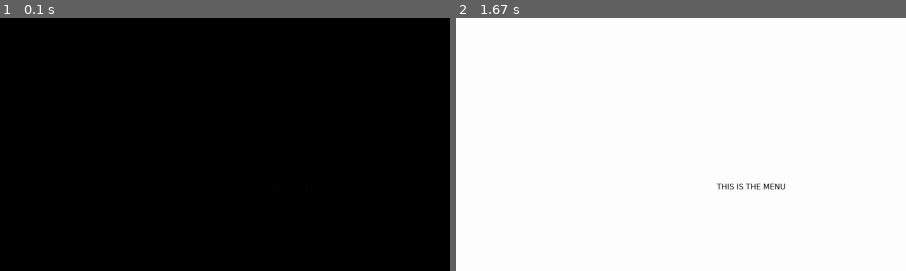
Above: before the commit, frames 1-2 (left to right).
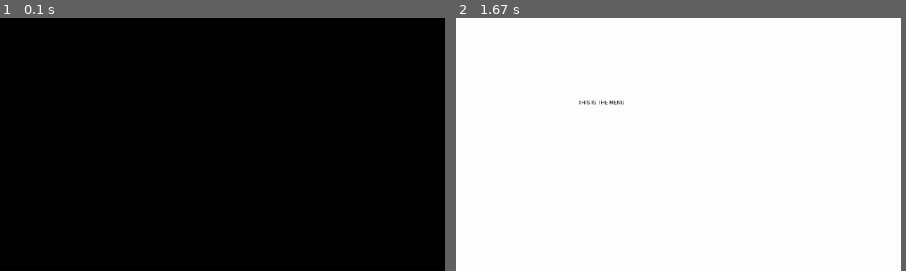
Above: after the commit, the same moments.

Repository: u8slvn/entropy
Game: pygame game, started from demo/demo.py
Same seed, same stepped clock (60 frames per second), same inputs: the game is played once before the commit and once after it.
Inputs:
- Up to frame 1 (0.1 s): no input
- Up to frame 2 (1.67 s): tap Enter at 0.33 s
The pictures show only the part of the screen within x 17-67%, y 17-67%; the shares and areas given below are measured in that part.
In our replay, the window is 900x506 before the commit and 600x337 after it. These sizes can differ from the game's own. Grey fills any space a smaller window leaves; there, only what the larger window draws over its background counts as a difference.

The runs differ from the first frame. In frame 2, 0.4% of the frame differs, in the area x 27-74%, y 32-68%.

Commit message:
feat: add auto resolution scaling

Diff:
--- a/entropy/__init__.py
+++ b/entropy/__init__.py
@@ -4,44 +4,34 @@
 
 from entropy.misc.game import Game
 from entropy.misc.monitor import Monitor
-from entropy.misc.resolution import Resolutions
 from entropy.misc.window import Window
-from entropy.states.menu import Menu
-from entropy.states.splash import Splash
+
+
+__all__ = ["init", "start", "monitor", "window", "game"]
 
 
 monitor: Monitor
-resolutions: Resolutions
 window: Window
 game: Game
 
 
 def init(title: str, fps: float, aspect_ratio: float) -> None:
-    global monitor, window, game, resolutions
+    global monitor, window, game
 
     pygame.init()
 
+    # _Y_OFFSET = (pygame.display.Info().current_w - SCREEN_SIZE[0]) // 2
+    # os.environ['SDL_VIDEO_WINDOW_POS'] = '{},{}'.format(_Y_OFFSET, 25)
+
     monitor = Monitor()
-    resolutions = Resolutions.build_resolutions(
-        static_res=[
-            ("SD", 720, 480),
-            ("SHD", 1280, 720),
-            ("FHD", 1920, 1080),
-        ],
-        monitor=monitor,
-    )
     window = Window(
         title=title,
-        resolution=resolutions.get("FULLSCREEN"),
         fps=fps,
         aspect_ratio=aspect_ratio,
+        dimension=(1280, 720),
+        fullscreen=False,
     )
     game = Game()
-    states = {
-        "SPLASH": Splash(game=game),
-        "MENU": Menu(game=game),
-    }
-    game.setup_states(states=states, default_state="SPLASH")
 
 
 def start() -> None:
--- a/entropy/misc/game.py
+++ b/entropy/misc/game.py
@@ -1,36 +1,21 @@
 from __future__ import annotations
 
 from sys import exit
-from typing import TYPE_CHECKING
 
 import pygame
 
 import entropy
+from entropy import states
 from entropy.components.fps import FPS
-from entropy.states.menu import Menu
-from entropy.states.splash import Splash
-
-
-if TYPE_CHECKING:
-    from entropy.states import State
 
 
 class Game:
     def __init__(self) -> None:
         self.display = pygame.Surface((1920, 1080))
         self.running = False
-        self.states = {
-            "SPLASH": Splash(game=self),
-            "MENU": Menu(game=self),
-        }
-        self.state: State | None = None
+        self.states = states.loads(game=self)
+        self.state = self.states["SPLASH"]
         self.fps = FPS(entropy.window.clock)
-
-    def setup_states(
-        self, states: dict[str, State], default_state: str = "SPLASH"
-    ) -> None:
-        self.states = states
-        self.state = self.states[default_state]
 
     def transition_to(self, state: str) -> None:
         self.state.teardown()
@@ -40,6 +25,8 @@
         for event in pygame.event.get():
             if event.type == pygame.QUIT:
                 self.running = False
+            elif event.type == pygame.VIDEORESIZE:
+                entropy.window.resize(dimension=(event.w, event.h))
             elif event.type == pygame.KEYUP:
                 self.fps.toggle(key=event.key)
 
--- a/entropy/misc/resolution.py
+++ /dev/null
@@ -1,55 +0,0 @@
-from __future__ import annotations
-
-from collections import OrderedDict
-
-import pygame
-
-from entropy import Monitor
-
-
-class Resolution:
-    def __init__(self, alias: str, width: int, height: int) -> None:
-        self.alias = alias
-        self.width = width
-        self.height = height
-        self.flags = pygame.SCALED
-
-    @property
-    def size(self) -> tuple[int, int]:
-        return self.width, self.height
-
-    @property
-    def display_name(self) -> str:
-        return f"{self.width}x{self.height}"
-
-
-class FullScreenResolution(Resolution):
-    def __init__(self, alias: str, width: int, height: int) -> None:
-        super().__init__(alias=alias, width=width, height=height)
-        self.flags += pygame.FULLSCREEN
-
-    @property
-    def display_name(self):
-        return self.alias
-
-
-class Resolutions:
-    def __init__(self) -> None:
-        self._resolutions: dict[str, Resolution] = OrderedDict()
-
-    def add(self, resolution: Resolution) -> None:
-        self._resolutions[resolution.alias] = resolution
-
-    def get(self, alias: str) -> Resolution:
-        return self._resolutions[alias]
-
-    @classmethod
-    def build_resolutions(
-        cls, static_res: list[tuple[str, int, int]], monitor: Monitor
-    ) -> Resolutions:
-        resolutions = cls()
-        for res in static_res:
-            resolutions.add(Resolution(*res))
-        resolutions.add(FullScreenResolution("FULLSCREEN", *monitor.size))
-
-        return resolutions
--- a/entropy/misc/window.py
+++ b/entropy/misc/window.py
@@ -1,45 +1,68 @@
 from __future__ import annotations
-
-from typing import TYPE_CHECKING
 
 import pygame
 
+import entropy
 from entropy.colors import BLACK
-
-
-if TYPE_CHECKING:
-    from entropy.misc.resolution import Resolution
 
 
 class Window:
     def __init__(
-        self, resolution: Resolution, fps: float, title: str, aspect_ratio: float
+        self,
+        title: str,
+        fps: float,
+        aspect_ratio: float,
+        dimension: tuple[int, int],
+        fullscreen: bool,
     ) -> None:
-        self.screen = pygame.display.set_mode(resolution.size, resolution.flags)
         self.fps = fps
+        self.aspect_ratio = aspect_ratio
+        self.dimension = dimension
+        self.fullscreen = fullscreen
+        self.screen = self._build_screen()
         self.clock = pygame.time.Clock()
-        self.aspect_ratio = aspect_ratio
 
         pygame.display.set_caption(title=title)
 
-    def resize(self, resolution: Resolution):
-        self.screen = pygame.display.set_mode(resolution.size, resolution.flags)
+    def _build_screen(self) -> pygame.Surface:
+        if self.fullscreen:
+            return pygame.display.set_mode(
+                self.convert_aspect_ratio_size(entropy.monitor.size),
+                pygame.SCALED | pygame.FULLSCREEN,
+            )
 
-    @property
-    def aspect_ratio_size(self) -> tuple[int, int]:
-        screen_w, screen_h = self.screen.get_size()
+        return pygame.display.set_mode(self.dimension, pygame.RESIZABLE)
 
-        if screen_w / screen_h == self.aspect_ratio:
-            return screen_w, screen_h
-        elif screen_h > screen_w / self.aspect_ratio:
-            return screen_w, int(screen_w / self.aspect_ratio)
+    def resize(self, dimension: tuple[int, int]):
+        self.dimension = dimension
+        self.screen = self._build_screen()
+
+    def toggle_fullscreen(self):
+        self.fullscreen = not self.fullscreen
+        self.screen = self._build_screen()
+
+    def convert_aspect_ratio_size(self, size: tuple[int, int]) -> tuple[int, int]:
+        width, height = size
+
+        if width / height == self.aspect_ratio:
+            return width, height
+        elif height > width / self.aspect_ratio:
+            return width, int(width / self.aspect_ratio)
         else:
-            return int(screen_h * self.aspect_ratio), screen_h
+            return int(height * self.aspect_ratio), height
 
     def draw(self, display: pygame.Surface):
+        screen_size = self.screen.get_size()
+        display_size = self.convert_aspect_ratio_size(size=screen_size)
+
         self.screen.fill(BLACK)
         self.screen.blit(
-            pygame.transform.scale(display, self.aspect_ratio_size), (0, 0)
+            pygame.transform.scale(display, display_size),
+            (
+                (screen_size[0] - display_size[0]) // 2,  # center w display in screen
+                (screen_size[1] - display_size[1]) // 2,  # center h display in screen
+            ),
         )
+
         pygame.display.flip()
         self.clock.tick(self.fps)
--- a/entropy/states/__init__.py
+++ b/entropy/states/__init__.py
@@ -1,35 +1,19 @@
 from __future__ import annotations
 
-from abc import ABC, abstractmethod
 from typing import TYPE_CHECKING
+
+from entropy.states.base import State
+from entropy.states.menu import Menu
+from entropy.states.splash import Splash
 
 
 if TYPE_CHECKING:
-    import pygame
-
     from entropy import Game
 
+__all__ = ["State", "loads"]
 
-class State(ABC):
-    def __init__(self, game: Game) -> None:
-        self.game = game
 
-    @abstractmethod
-    def setup(self) -> None:
-        ...
+def loads(game: Game) -> dict[str, State]:
+    states = [Splash, Menu]
 
-    @abstractmethod
-    def process_event(self, event: pygame.event.Event) -> None:
-        ...
-
-    @abstractmethod
-    def update(self) -> None:
-        ...
-
-    @abstractmethod
-    def render(self, display) -> None:
-        ...
-
-    @abstractmethod
-    def teardown(self) -> None:
-        ...
+    return {state.__name__.upper(): state(game=game) for state in states}
--- /dev/null
+++ b/entropy/states/base.py
@@ -0,0 +1,35 @@
+from __future__ import annotations
+
+from abc import ABC, abstractmethod
+from typing import TYPE_CHECKING
+
+
+if TYPE_CHECKING:
+    import pygame
+
+    from entropy import Game
+
+
+class State(ABC):
+    def __init__(self, game: Game) -> None:
+        self.game = game
+
+    @abstractmethod
+    def setup(self) -> None:
+        ...
+
+    @abstractmethod
+    def process_event(self, event: pygame.event.Event) -> None:
+        ...
+
+    @abstractmethod
+    def update(self) -> None:
+        ...
+
+    @abstractmethod
+    def render(self, display) -> None:
+        ...
+
+    @abstractmethod
+    def teardown(self) -> None:
+        ...
